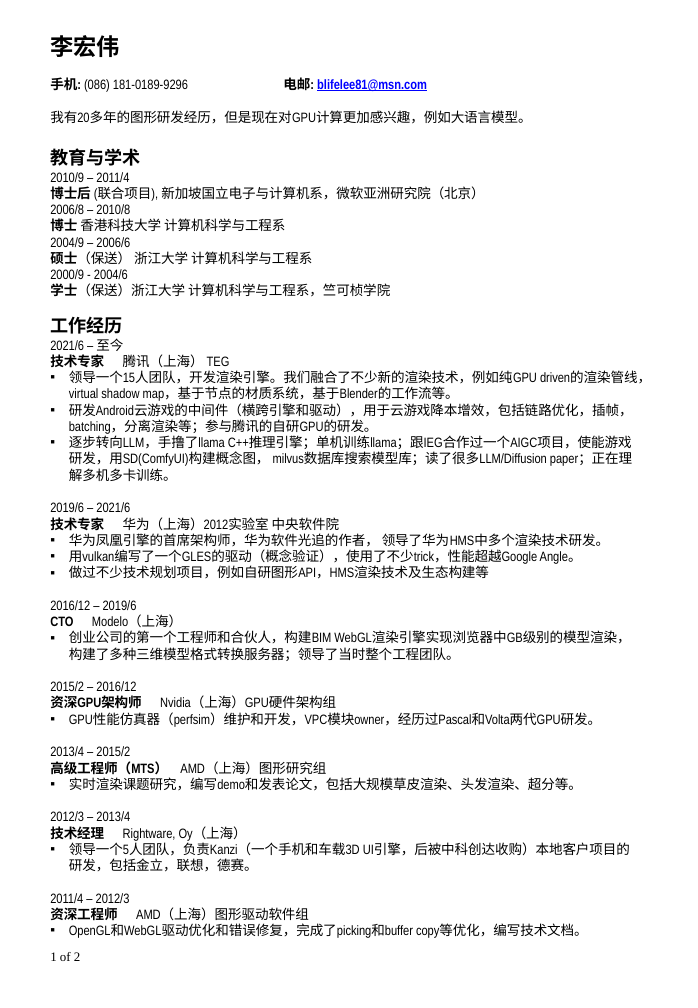
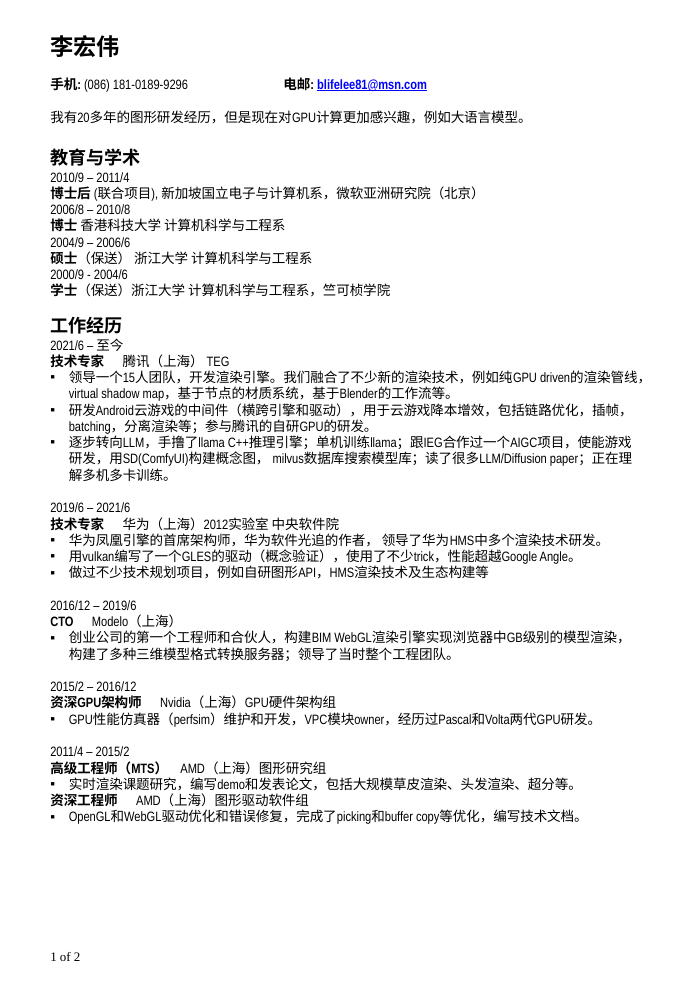
Before and after one commit to lihw/lihw.github.io, a slide deck: slide 1 of lihw_cv_cn.pptx. Drawn at 698x1008 pixels with LibreOffice and Linux fonts; fonts in the diff are those of the drawing. Boxes give left, top, right and bottom in pixels: in the first picture for what was removed or moved away, otherwise in the second. Text is boxed around its words. In the diff, an @@ line names an element or a change of style, - is before the commit and + after.

```diff
--- a/lihw_cv_cn.pptx
+++ b/lihw_cv_cn.pptx
@@ text at (50, 746, 130, 756): text changed @@
-2013/4 – 2015/2
+2011/4 – 2015/2
@@ text at (50, 811, 630, 903): paragraphs removed @@
-2012/3 – 2013/4
-技术经理 Rightware, Oy（上海）
-  ▪ 领导一个5人团队，负责Kanzi（一个手机和车载3D UI引擎，后被中科创达收购）本地客户项目的研发，包括金立，联想，德赛。
-2011/4 – 2012/3
```
Also in this commit, not shown: 3 other files.
